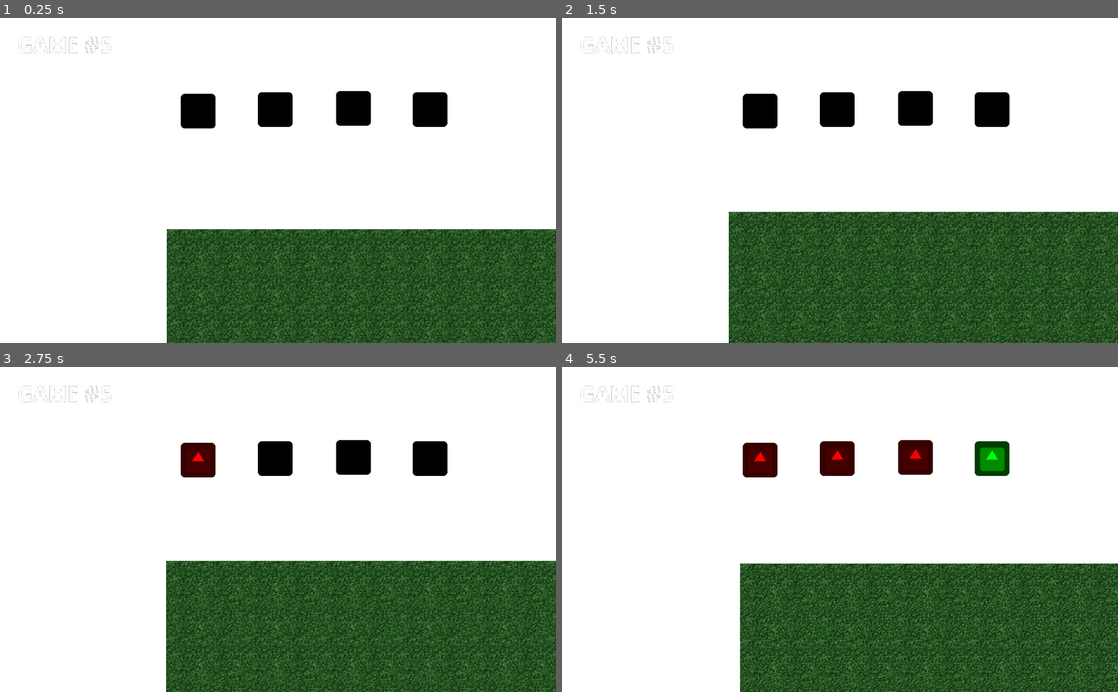
Above: before the commit, frames 1-4 (two rows, left to right).
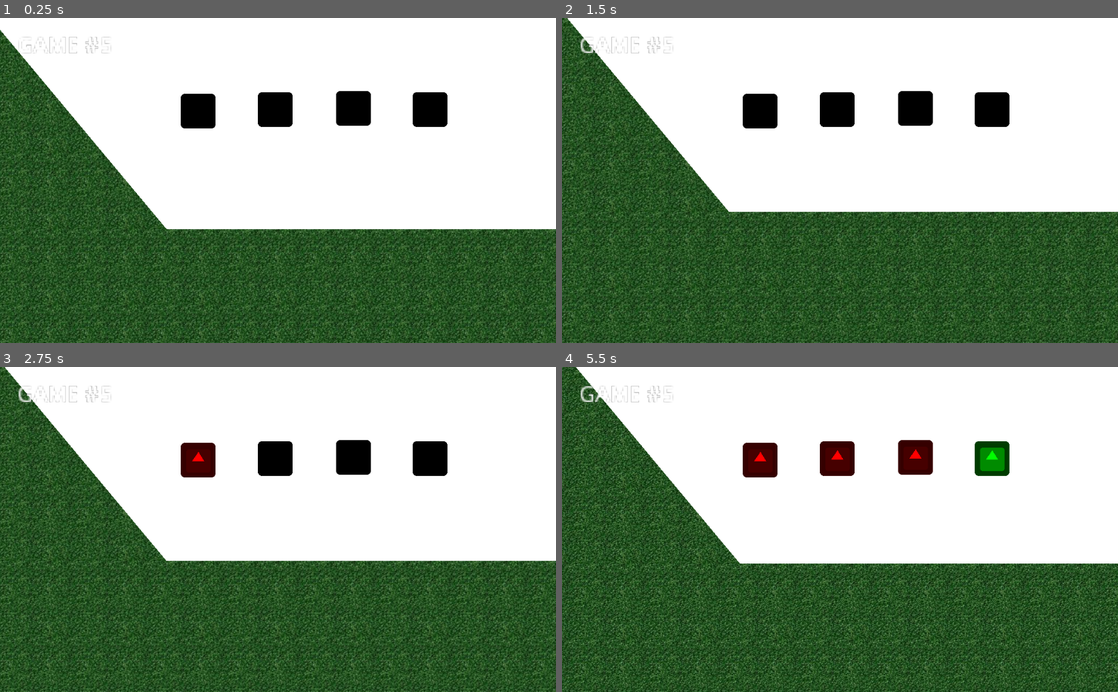
Above: after the commit, the same moments.

Repository: uspgamedev/Blueprint-Blast
Game: Godot game, scene res://test/TestRaceWithAI.tscn
Two runs of this game, one before a commit and one after it. Both use one fixed random seed, a clock stepped at 60 frames per second and the inputs below. This scene is started directly instead of the project's main scene. The engine's default icon, where the game draws it, is replaced by a stand-in: a white triangle on a blue panel in a dark square.
Inputs (mouse positions are in pixels of both pictures, inside the frame that each line leads up to):
- Up to frame 1 (0.25 s): no input
- Up to frame 2 (1.5 s): move the mouse to (739, 135) at 0.52 s; press the mouse at (739, 135) at 0.53 s; hold Right (ui_right) 0.53-1.28 s; move the mouse to (728, 196) at 1.27 s; release the mouse at (728, 196) at 1.28 s; hold A (reverse) from 1.28 s (still down); tap S (rotate_clockwise) at 1.35 s
- Up to frame 3 (2.75 s): move the mouse to (333, 458) at 2.02 s; release A (reverse) at 2.03 s; hold Right (ui_right) from 2.03 s (still down); hold W (rotate_counter_clockwise) from 2.03 s (still down)
- Up to frame 4 (5.5 s): tap Enter at 2.75 s; move the mouse to (812, 594) at 2.77 s; release Right (ui_right) at 2.78 s; release W (rotate_counter_clockwise) at 2.78 s; hold D (accelerate) 2.78-3.53 s; tap Space (shoot) at 2.85 s; tap R (reset) at 3.5, 4.15, 4.25 s; move the mouse to (1006, 578) at 3.52 s; press the mouse at (1006, 578) at 3.53 s; hold Left (ui_left) 3.53-5.03 s; move the mouse to (673, 480) at 4.27 s; release the mouse at (673, 480) at 4.28 s; tap S (rotate_clockwise) at 4.35 s; move the mouse to (867, 529) at 5.02 s; hold A (reverse) from 5.03 s (still down); hold W (rotate_counter_clockwise) from 5.03 s (still down)

The runs differ from the first frame. In frame 1, 20% of the frame differs, in the area x 0-30%, y 3-100%; in frame 2, 21%; in frame 3, 21%; in frame 4, 23%, in the area x 0-33%, y 0-100%.

Commit message:
WIP: Move Goal to right location

Diff:
--- a/project/Global.gd
+++ b/project/Global.gd
@@ -6,7 +6,7 @@
 var car_refs := []
 var winners := []
 var winner_list_gui
-var terrain_difficulty := 5 # 1-5
+var terrain_difficulty := 8 # 1-8
 
 onready var car_maker : CarMaker = CarMaker.new()
 
--- a/project/ai/AICar.gd
+++ b/project/ai/AICar.gd
@@ -8,6 +8,7 @@
 var crash_time = 0
 
 func _ready():
+	bullet_cooldown = 3
 	acceleration = ai_acceleration
 	for element in [self, front_wheel, back_wheel]:
 		element.contact_monitor = true
--- a/project/car/BaseCar.gd
+++ b/project/car/BaseCar.gd
@@ -59,6 +59,7 @@
 		element.applied_force = Vector2(0, 0)
 		element.applied_torque = 0
 	apply_invincibility()
+	hp = 100
 
 
 func apply_invincibility():
--- a/project/terrain/ProceduralTerrain.gd
+++ b/project/terrain/ProceduralTerrain.gd
@@ -14,12 +14,13 @@
 #	points.append(Vector2(0, 100))
 	randomize()
 
+	points.append(Vector2(-500, -600))
 	points.append(Vector2(0, 0))
 	points.append(Vector2(950, 0))
 
 	var vector = Vector2(1, 0)
 	var bias = 0
-	for x in range(1000, 20000, 50):
+	for x in range(1000, 10000, 50):
 		if x % 1000 == 0:
 			bias = (PI/8 + PI/12 * randf()) * (1 - 2 * (randi() % 2))
 		var rand = gaussian(bias, PI/(float(130-10*Global.terrain_difficulty) / 3)) # Formula for (1,40)(10,10)
@@ -28,11 +29,20 @@
 		points.append(Vector2(x, vector.y))
 		vector = Vector2(1, 0)
 
-	for i in range(2, points.size() - 2):
-		points[i].y = (points[i-2].y + points[i-1].y + points[i].y + points[i+1].y + points[i+2].y)/5
+	points.append(Vector2(10000, points[-1].y))
+	points.append(Vector2(11000, points[-1].y))
 
-	points.append(Vector2(points[points.size()-1].x, 500))
-	points.append(Vector2(0, 500))
+	for i in range(3, points.size() - 3):
+		var point := 0.0
+		for j in range(i-2, i+3):
+			point += points[j].y
+		points[i].y = point/5
+
+	get_node("../GoalArea2D").global_position = points[-1] - Vector2(-500, 200)
+	print(get_node("../GoalArea2D").global_position)
+
+	points.append(Vector2(points[-1].x, 500))
+	points.append(Vector2(-500, 500))
 
 	$CollisionPolygon2D.polygon = points
 	$Polygon2D.polygon = points
